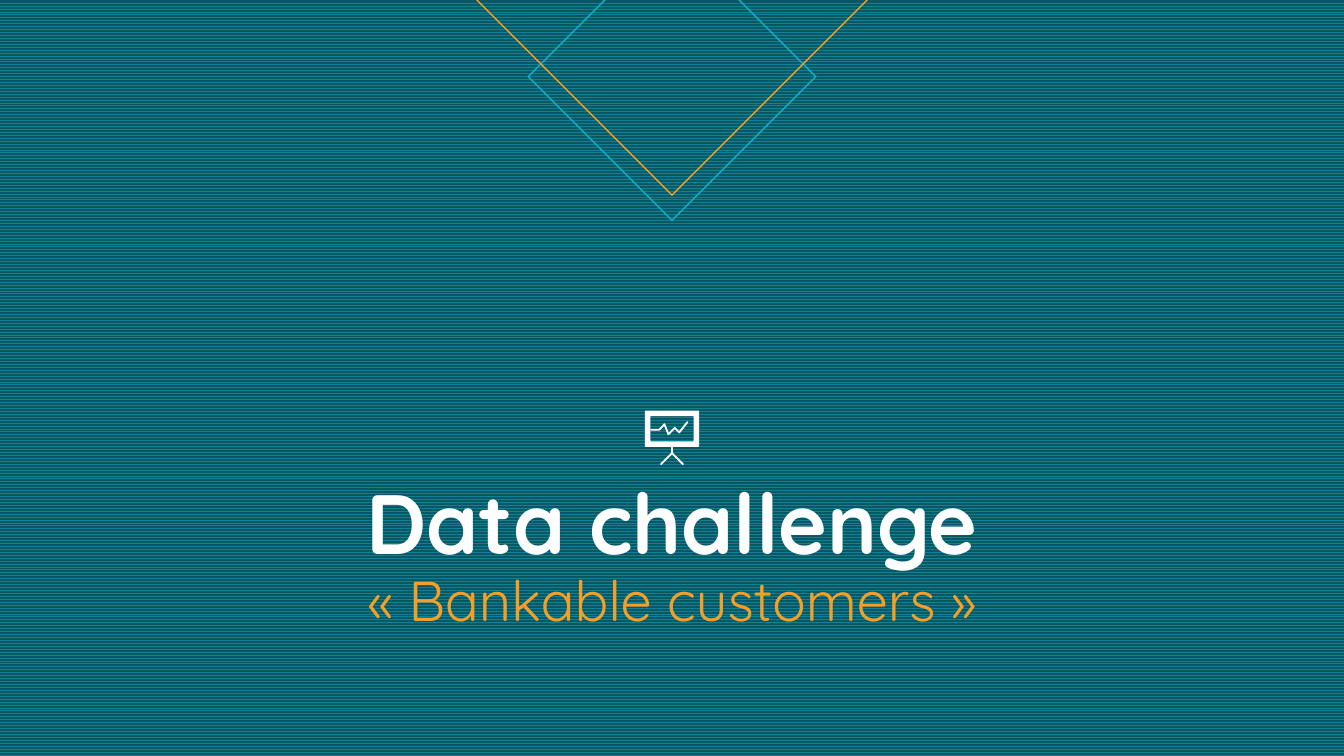
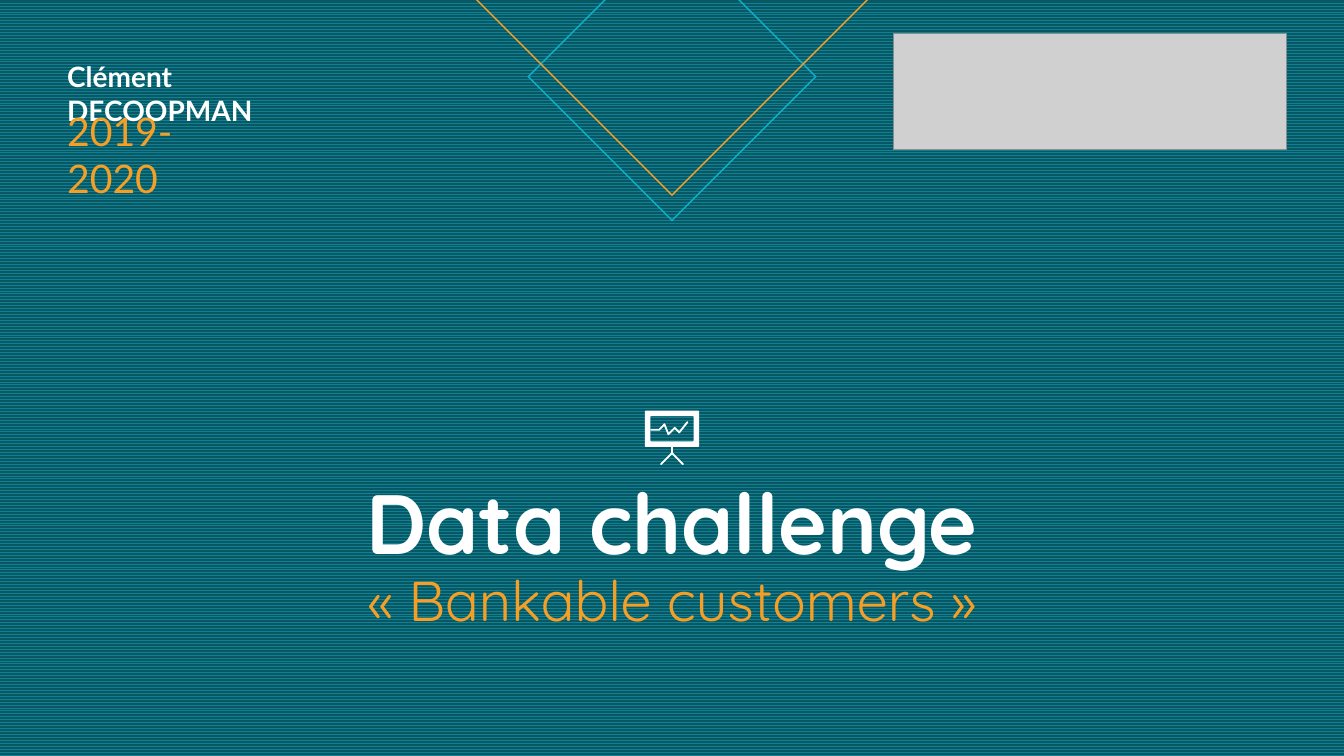
Before and after one commit to NanoClem/ML_data_challenge, a slide deck: slide 1 of presentation_data_challenge.pptx. Drawn at 1344x756 pixels with LibreOffice and Linux fonts; fonts in the diff are those of the drawing; grey boxes stand for pictures. Boxes give left, top, right and bottom in pixels: in the first picture for what was removed or moved away, otherwise in the second. Text is boxed around its words. In the diff, an @@ line names an element or a change of style, - is before the commit and + after.

```diff
--- a/presentation_data_challenge.pptx
+++ b/presentation_data_challenge.pptx
@@ picture added at box(893, 33, 1287, 150) @@
@@ text added at box(67, 63, 252, 127), 20 pt, text #FFFFFF, bold @@
+Clément DECOOPMAN
@@ text added at box(67, 112, 172, 200), 28 pt, text #F59F26 @@
+2019-2020
```
Also in this commit, not shown: 10 other slides changed, 1 slide added.
